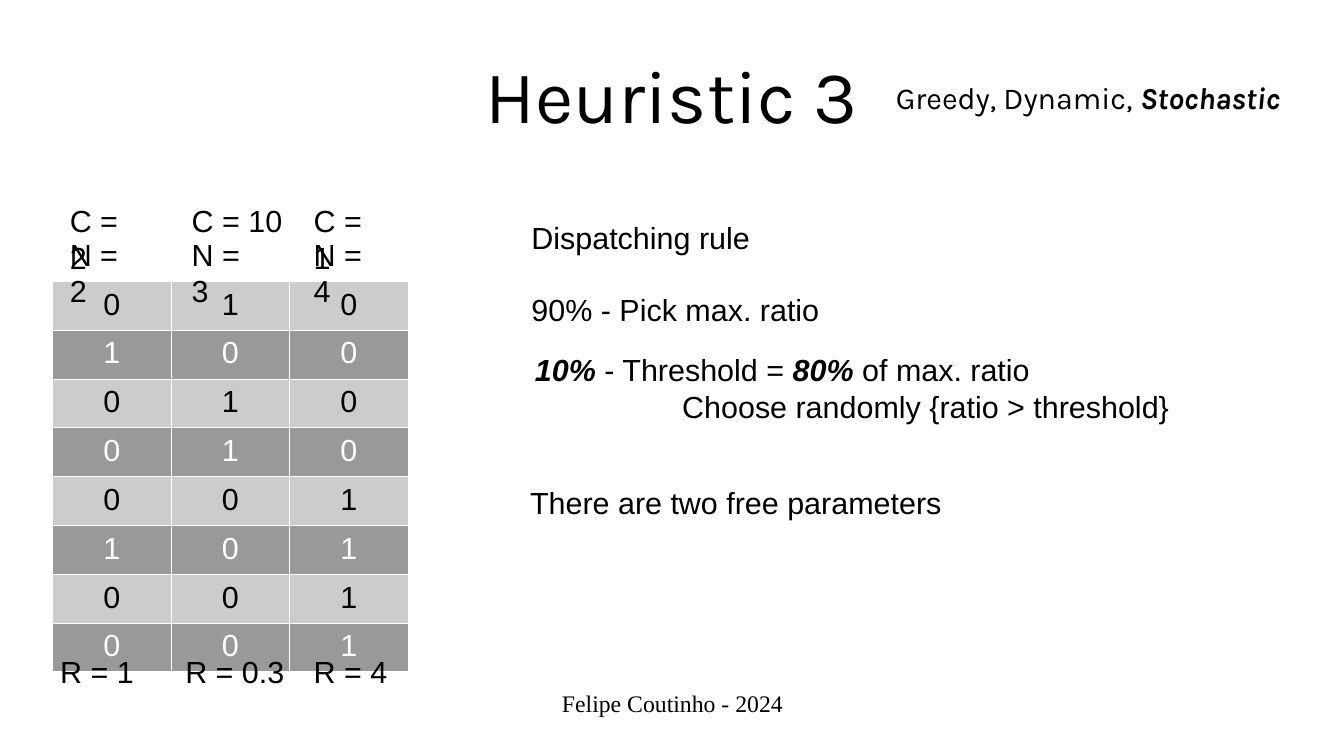
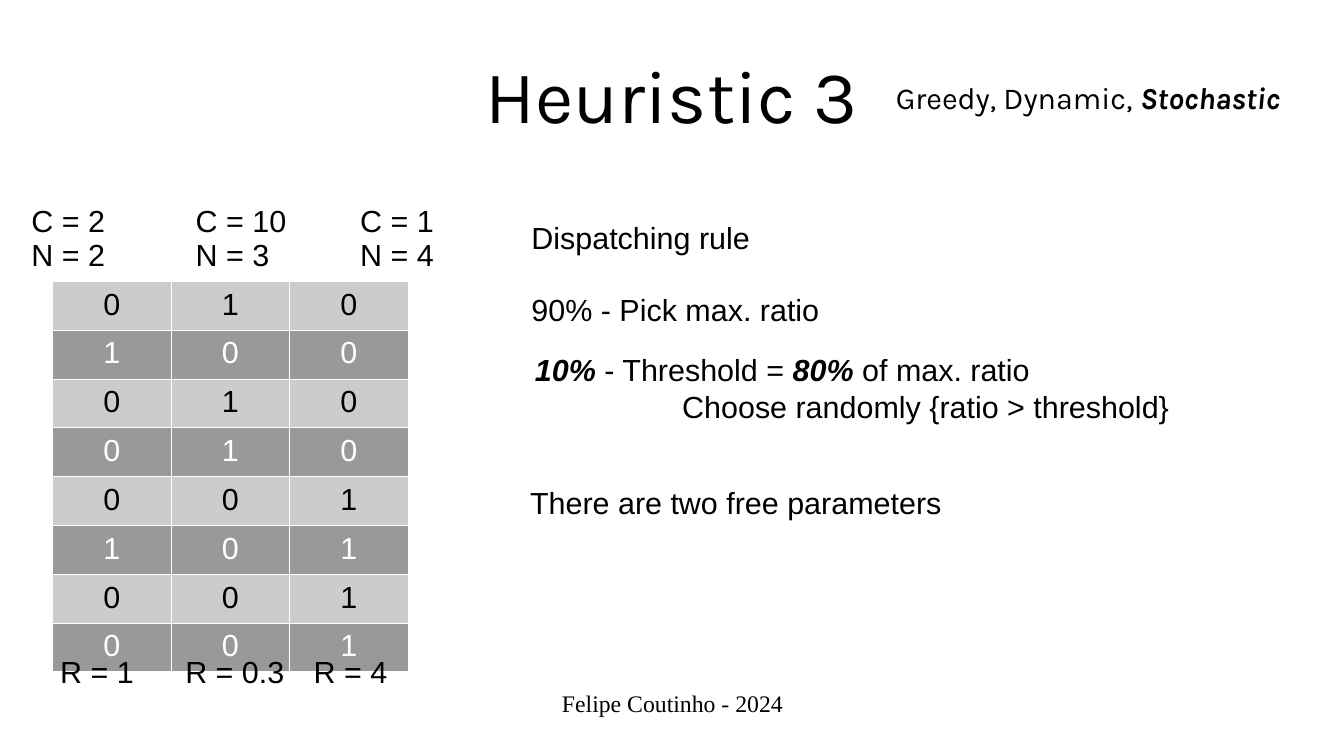
Before and after one commit to fcoelhomrc/heuristics, a slide deck: slide 5 of set-covering-problem/presentation.odp. Drawn at 1344x756 pixels with LibreOffice and Linux fonts; fonts in the diff are those of the drawing. Boxes give left, top, right and bottom in pixels: in the first picture for what was removed or moved away, otherwise in the second. Text is boxed around its words. In the diff, an @@ line names an element or a change of style, - is before the commit and + after.

```diff
--- a/set-covering-problem/presentation.odp
+++ b/set-covering-problem/presentation.odp
@@ text "C = 2" rewrapped from [70, 210, 92, 302] to [31, 210, 105, 233] @@
@@ text "C = 10": place and size @@
-text "C = 10" at [192, 210, 282, 233]
+text "C = 10" at [196, 210, 286, 233]
@@ text "C = 1" rewrapped from [314, 210, 336, 269] to [360, 210, 434, 233] @@
@@ text "N = 2" rewrapped from [70, 245, 92, 269] to [31, 244, 105, 266] @@
@@ text "N = 3" rewrapped from [192, 245, 214, 303] to [196, 244, 269, 267] @@
@@ text "N = 4" rewrapped from [314, 245, 336, 302] to [360, 245, 434, 266] @@
```
Also in this commit, not shown: 2 other slides changed, 4 other files.
